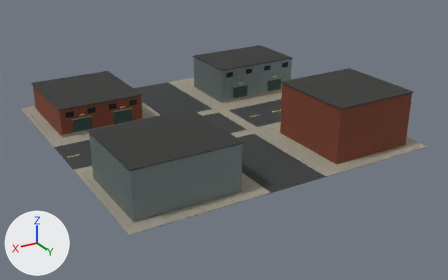
The glTF model game/industrial/industrial_1_1.glb as it was, and as the next commit left it.
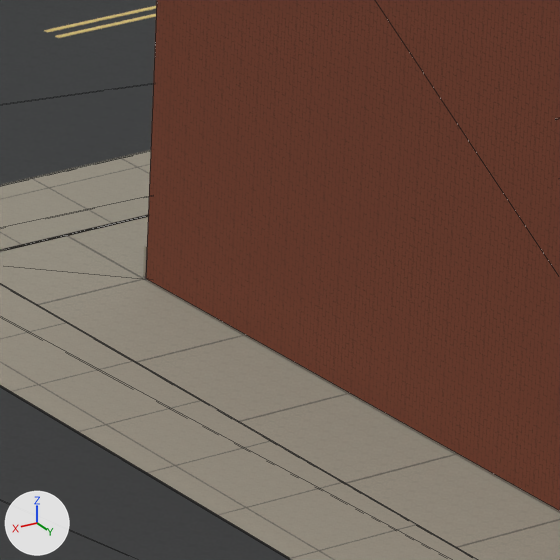
The first picture shows the older version from a 50 mm lens placed at (125.2, 44.4, 50.1), pointed at (62.8, -59.6, -1.9). The close-ups show the older and then the newer version on the part from 60% to 70% of the width and 39% to 56% of the height of that picture. Only the edits that show in the close-ups are written down. Arrows for +X, +Y and +Z are at lower left; the lights stay in place. The close-ups show mesh edges as thin lines.

Script lines for the objects in view, before the commit:
```python
me_canal_warehouses___building_0_shell = bpy.data.meshes.new('Canal Warehouses / Building 0 shell')
me_canal_warehouses___building_0_shell.from_pydata(...)  # a box spanning x 35.0..53.0, y -53.0..-35.0, z 0.0..11.0
me_canal_warehouses___building_0_shell.materials.append(mat_canal_warehouses___brick)
me_canal_warehouses___north_south_street = bpy.data.meshes.new('Canal Warehouses / North south street')
me_canal_warehouses___north_south_street.from_pydata(...)  # 8 vertices, 12 faces; spans x 58.0..70.0, y -96.0..-32.0, z 0.0
me_canal_warehouses___north_south_street.materials.append(mat_canal_warehouses___asphalt)
me_canal_warehouses___street_walk_z__1 = bpy.data.meshes.new('Canal Warehouses / Street walk Z -1')
me_canal_warehouses___street_walk_z__1.from_pydata(...)  # 8 vertices, 12 faces; spans x 32.0..96.0, y -58.0..-55.4, z 0.0
me_canal_warehouses___street_walk_z__1.materials.append(mat_canal_warehouses___concrete)
ob_canal_warehouses___building_0_shell = bpy.data.objects.new('Canal Warehouses / Building 0 shell', me_canal_warehouses___building_0_shell)
ob_canal_warehouses___building_0_shell.location = (0.0, 0.0, 0.0)
ob_canal_warehouses___north_south_street = bpy.data.objects.new('Canal Warehouses / North south street', me_canal_warehouses___north_south_street)
ob_canal_warehouses___north_south_street.location = (0.0, 0.0, 0.0)
ob_canal_warehouses___street_walk_z__1 = bpy.data.objects.new('Canal Warehouses / Street walk Z -1', me_canal_warehouses___street_walk_z__1)
ob_canal_warehouses___street_walk_z__1.location = (0.0, 0.0, 0.0)
# also in view: 'Canal Warehouses / East west street' at (64.0, -64.0, 0.0); 'Canal Warehouses / Yard paving' at (64.0, -64.0, 0.0); 'Canal Warehouses / Street walk X -1' at (56.7, -64.0, 0.0)
```
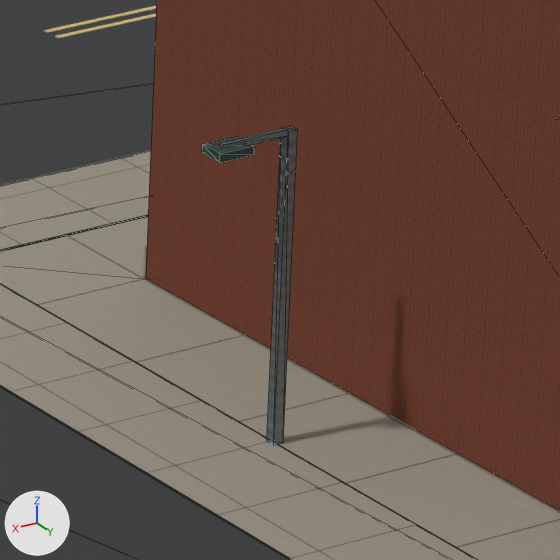
Location of each change, (x1, y1, x2, y2) in pixels of the close-ups (560 x 560 px):
'Canal Warehouses / Street pole -1', added
    after: (267, 125, 298, 444)
'Canal Warehouses / Street housing -1', added
    after: (202, 136, 254, 162)
'Canal Warehouses / Street arm -1', added
    after: (219, 126, 296, 148)

The change, as a diff of the scene's bpy script:
```diff
--- a/game/industrial/industrial_1_1.glb.py
+++ b/game/industrial/industrial_1_1.glb.py
@@ me_canal_warehouses___street_housing__1 @@
+me_canal_warehouses___street_housing__1.from_pydata(...)  # a box spanning x 56.25..56.95, y -46.25..-45.75, z 5.5..5.66
+me_canal_warehouses___street_housing__1.materials.append(mat_canal_warehouses___painted_steel)
@@ me_canal_warehouses___street_arm__1 @@
+me_canal_warehouses___street_arm__1.from_pydata(...)  # a box spanning x 55.25..56.75, y -46.06..-45.94, z 5.59..5.71
+me_canal_warehouses___street_arm__1.materials.append(mat_canal_warehouses___galvanized)
@@ me_canal_warehouses___street_pole__1 @@
+me_canal_warehouses___street_pole__1.from_pydata(...)  # a box spanning x 55.25..55.45, y -46.1..-45.9, z 0.0..5.7
+me_canal_warehouses___street_pole__1.materials.append(mat_canal_warehouses___galvanized)
@@ ob_canal_warehouses___street_housing__1 @@
+ob_canal_warehouses___street_housing__1 = bpy.data.objects.new('Canal Warehouses / Street housing -1', me_canal_warehouses___street_housing__1)
+ob_canal_warehouses___street_housing__1.location = (0.0, 0.0, 0.0)
@@ ob_canal_warehouses___street_arm__1 @@
+ob_canal_warehouses___street_arm__1 = bpy.data.objects.new('Canal Warehouses / Street arm -1', me_canal_warehouses___street_arm__1)
+ob_canal_warehouses___street_arm__1.location = (0.0, 0.0, 0.0)
@@ ob_canal_warehouses___street_pole__1 @@
+ob_canal_warehouses___street_pole__1 = bpy.data.objects.new('Canal Warehouses / Street pole -1', me_canal_warehouses___street_pole__1)
+ob_canal_warehouses___street_pole__1.location = (0.0, 0.0, 0.0)
```
